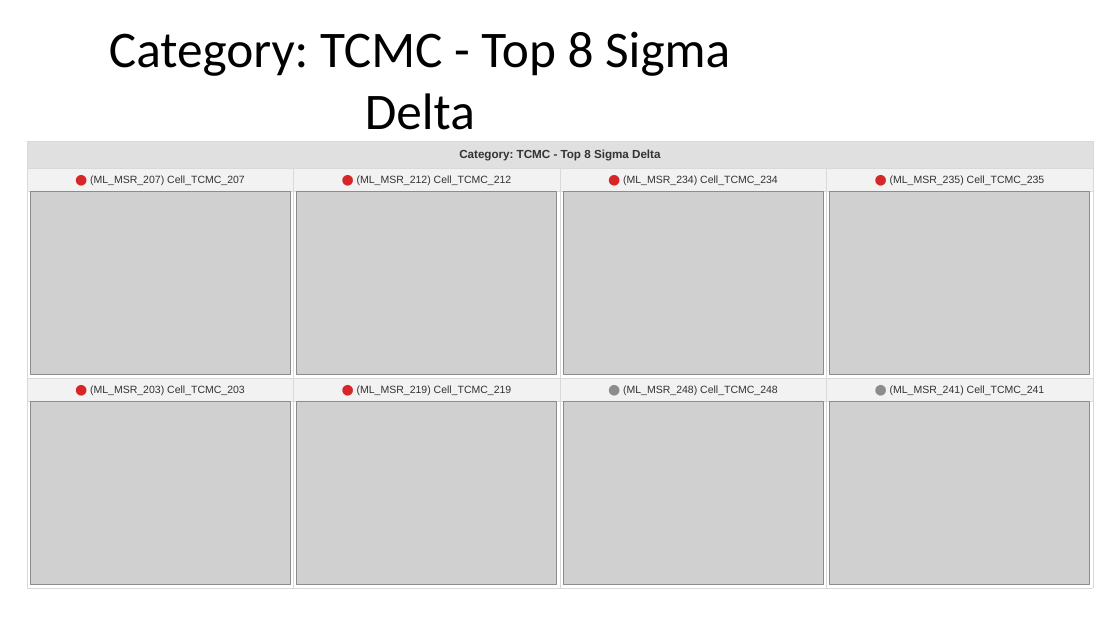
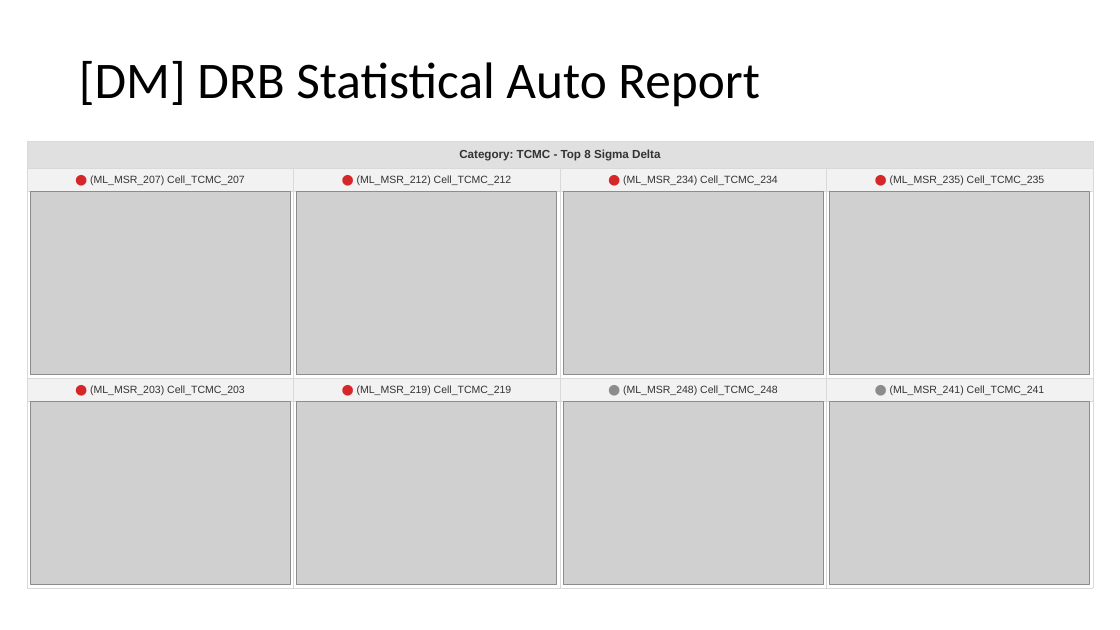
Before and after one commit to parktj4264/DRB-Code, a slide deck: slide 6 of output/Sigma_Summary_Latest.pptx. Drawn at 1120x630 pixels with LibreOffice and Linux fonts; fonts in the diff are those of the drawing; grey boxes stand for pictures. Boxes give left, top, right and bottom in pixels: in the first picture for what was removed or moved away, otherwise in the second. Text is boxed around its words. In the diff, an @@ line names an element or a change of style, - is before the commit and + after.

```diff
--- a/output/Sigma_Summary_Latest.pptx
+++ b/output/Sigma_Summary_Latest.pptx
@@ title at bbox=[79, 61, 760, 107]: text changed @@
-Category: TCMC - Top 8 Sigma Delta
+[DM] DRB Statistical Auto Report
```
Also in this commit, not shown: 6 other slides changed, 5 other files.
